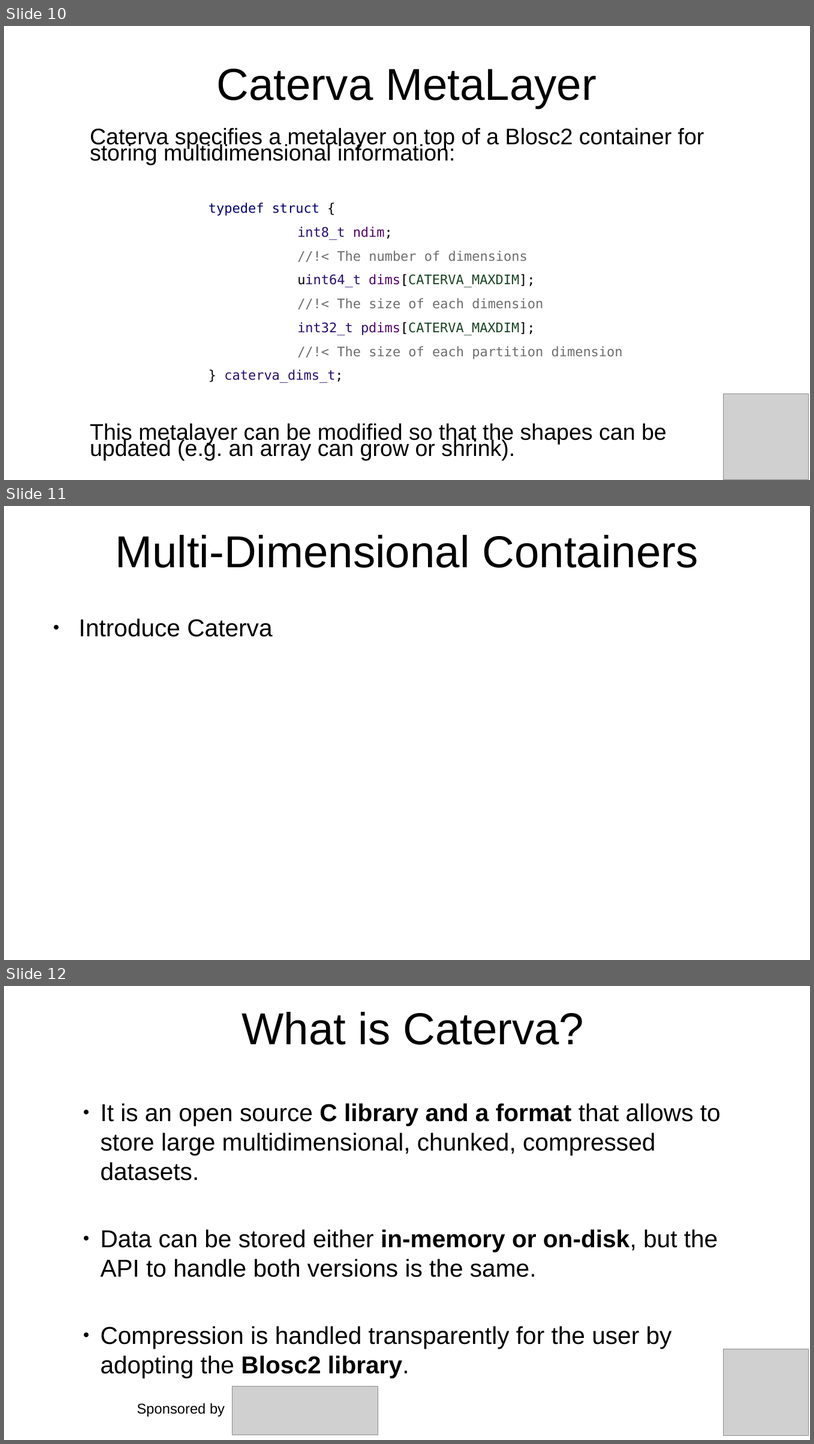
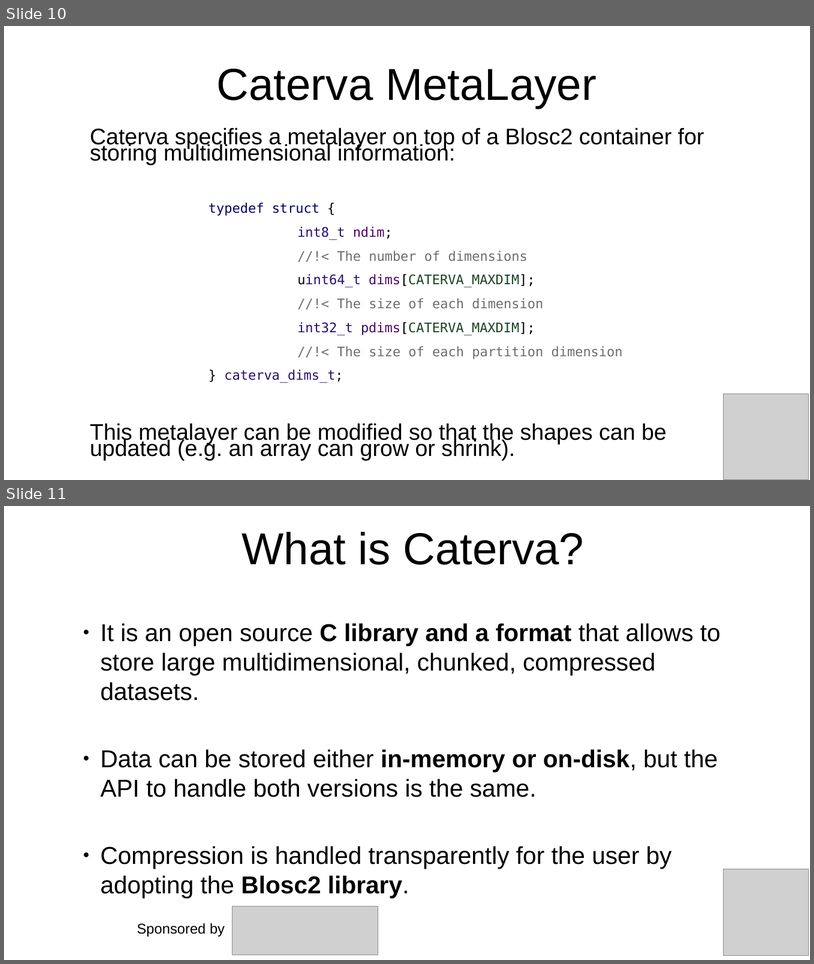
Before and after one commit to inaos/iron-array, a slide deck: decks/pyDataNyc2019.odp. Shown one above the other, each under a label of ours: slides 10, 11 and 12 before the commit, slides 10 and 11 after it. The pictures are 814x1444 and 814x964 pixels, drawn with LibreOffice and Linux fonts; fonts in the diff are those of the drawing; grey boxes stand for pictures. Boxes give left, top, right and bottom in pixels: in the first picture for what was removed or moved away, otherwise in the second. Text is boxed around its words. In the diff, an @@ line names an element or a change of style, - is before the commit and + after.

```diff
--- a/decks/pyDataNyc2019.odp
+++ b/decks/pyDataNyc2019.odp
@@ slide 11 removed at bbox=[4, 506, 810, 960], background #FFFFFF @@
@@ title removed at bbox=[115, 535, 698, 568] @@
-Multi-Dimensional Containers
@@ text removed at bbox=[79, 618, 272, 637] @@
-● Introduce Caterva
@@ what was slide 12 is now slide 11 @@
```
Also in this commit, not shown: 3 slides changed, 4 slides added, 2 other slides removed, 6 other files.
